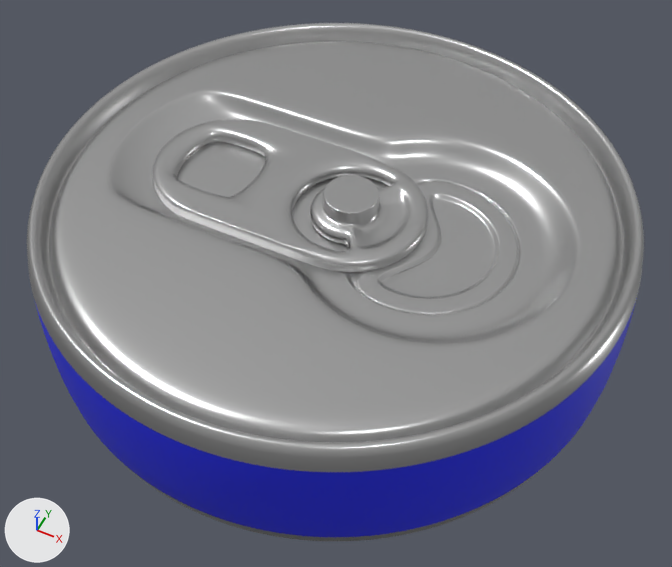
Before and after pictures for a commit that changed the FBX model Blender/Object/can_blue.fbx.
Rendered twice from a 50 mm camera at (1.67, -4.89, 5.24) aimed at (-0.67, -0.2, -0.62). Every picture has the same lights, and +X, +Y and +Z are marked at lower left.

The first picture shows '원형', '원형.001'.
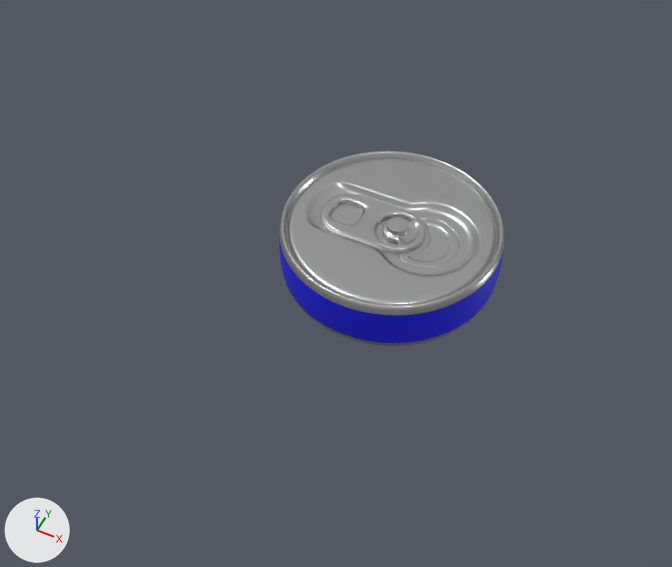
What changed in the scene script:
```text
Add mat_red:
    mat_red = principled_material('Red')
    mat_red.base_color = (0.000268, 0.00309, 0.8)  # blue #010ae7
Change me_mesh_001:
    used by ob_원형_001; parent = ob_원형; location = (-35.91, 45.27, 0.000992)
    remove me_mesh_001.from_pydata(...)  # 9118 vertices, 9120 faces; spans x -128.0..111.0, y -8.0..20.0, z -62.0..62.0
    add me_mesh_001.from_pydata(...)  # 20984 vertices, 20984 faces; spans x -1.0..1.0, y -1.0..1.0, z 0.0
    me_mesh_001 part 1: 9118 vertices removed from x -128.0..111.0, y -8.0..20.0, z -62.0..62.0; 20984 vertices added at x -1.0..1.0, y -1.0..1.0, z 0.0
    add me_mesh_001.materials.append(mat_red)  # blue #010ae7
Change ob_원형_001:
    remove ob_원형_001.parent = ob_원형
    ob_원형_001.location: (-35.91, 45.27, 0.000992) -> (0.0, 0.0, 0.0)
Remove ob_원형:
    ob_원형 = bpy.data.objects.new('원형', me_mesh)
    ob_원형.location = (-0.779, 0.0, -0.404)
    ob_원형.rotation_euler = (1.571, 0.0, 0.0)  # degrees (90, 0, 0)
    ob_원형.scale = (0.01, 0.01, 0.01)
```

Pixel boxes [x1, y1, x2, y2] of what changed, in the pictures (672 x 567 px):
'원형', deleted
    before: [27, 23, 644, 541]
    faces in mat_silver (light grey #cbcbcb): [27, 23, 644, 541]
    faces in mat_blue (blue #141fdf): [34, 298, 637, 537]
'원형.001', reshaped, moved (18% narrower, 26% taller)
    before: [152, 119, 428, 273]
    after: [279, 151, 504, 346]
